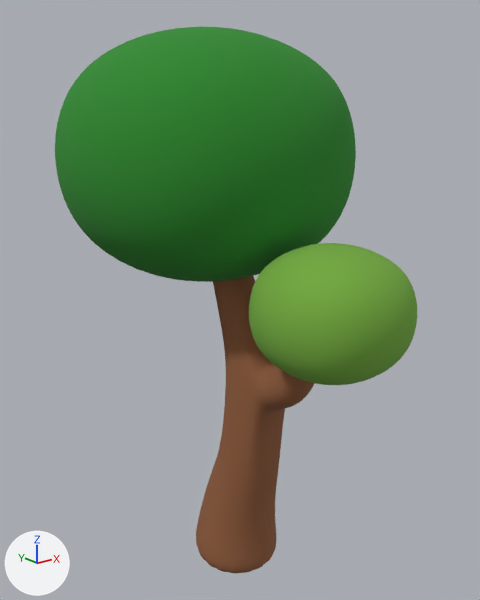
Before and after pictures for a commit that changed the FBX model Assets/FBX/Environment/tree2.fbx.
Rendered twice from a 50 mm lens placed at (-10.52, -13.36, 13.4), pointed at (0.15, -0.03, 8.07). Every picture has the same lights, and +X, +Y and +Z are marked at lower left. The older version comes first. Where no turn or scale is listed for an object, it has been applied to the vertices.

In view in the first picture: 'Tree02'.
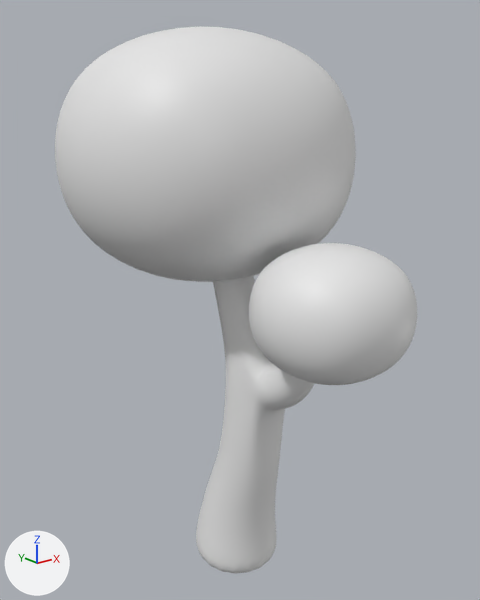
The newer file is also rescaled (x1.3) as a whole; pictures and numbers use the older file's frame.

Boxes (x1, y1, x2, y2) around the edits, measured in the pictures (480 x 600 px):
part 1 of me_mesh_004, recoloured (green to white): (249, 243, 417, 385) in both
part 2 of me_mesh_004, recoloured (green to white): (55, 26, 356, 282) in both
part 3 of me_mesh_004, recoloured (brown to white): (196, 276, 315, 574) in both

The change, as a diff of the scene's bpy script:
```diff
--- a/Assets/FBX/Environment/tree2.fbx.py
+++ b/Assets/FBX/Environment/tree2.fbx.py
@@ me_mesh_004 @@
 me_mesh_004.from_pydata(...)  # 16070 vertices, 16064 faces; spans x -3.8..3.8, y -5.34..5.02, z -0.01..14.94
 # used by ob_tree02; location = (0.0, 0.0, 0.0)
+# me_mesh_004 part 1: all 1536 faces that had it switch from mat_green_001 (green #73ab3e) to no material
+# me_mesh_004 part 2: all 1536 faces that had it switch from mat_green (green #2b892b) to no material
+# me_mesh_004 part 3: all 12992 faces that had it switch from mat_material_001 (brown #8f5c3b) to no material
```
